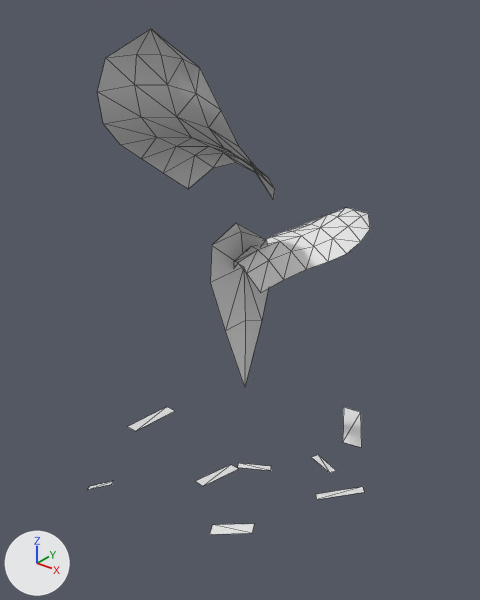
One commit to the OBJ model game/assets/models/plants/SM_Plant_CalatheaSingle_Leaf.obj: the scene before it, then after it.
The view is the same before and after, from a 50 mm camera at (2.26, -2.79, 3.11) aimed at (-0.07, 0.12, 1.31). The lights are fixed; the arrows at lower left show +X, +Y and +Z. The first picture is the older version. Mesh edges are drawn as thin lines. Where no turn or scale is listed for an object, it has been applied to the vertices.

The scene before the commit, as lines of its bpy script (objects in view):
```python
me_sm_plant_calatheasingle_leaf = bpy.data.meshes.new('SM_Plant_CalatheaSingle_Leaf')
me_sm_plant_calatheasingle_leaf.from_pydata(...)  # 115 vertices, 132 faces; spans x -0.98..0.78, y -0.85..1.22, z -0.01..2.93
ob_sm_plant_calatheasingle_leaf = bpy.data.objects.new('SM_Plant_CalatheaSingle_Leaf', me_sm_plant_calatheasingle_leaf)
ob_sm_plant_calatheasingle_leaf.location = (0.0, 0.0, 0.0)
```
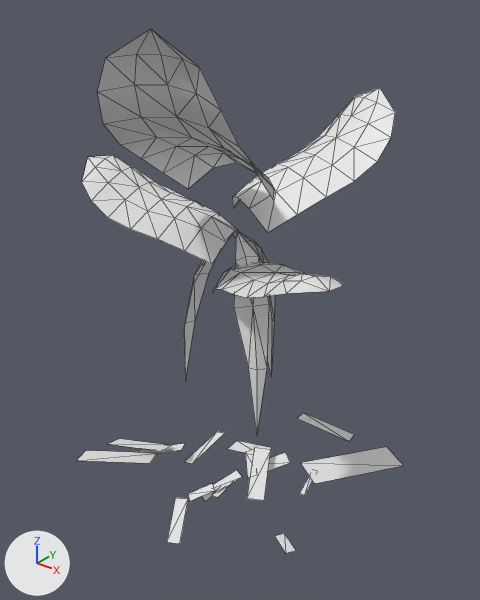
What differs and where, as boxes (x1, y1, x2, y2) in the pictures (480 x 600 px):
```json
{"object": "SM_Plant_CalatheaSingle_Leaf", "change": "reshaped", "before": [88, 29, 370, 534], "after": [76, 29, 404, 553], "on screen": "16% wider"}
{"part": 1, "of": "me_sm_plant_calatheasingle_leaf", "change": "deleted", "before": [88, 407, 364, 534]}
{"part": 2, "of": "me_sm_plant_calatheasingle_leaf", "change": "built on", "before": [196, 208, 370, 486], "after": [76, 88, 404, 553]}
```

Scene script edits in JSON lines:
```json
{"block": "me_sm_plant_calatheasingle_leaf", "where": "# used by ob_sm_plant_calatheasingle_leaf; location = (0.0, 0.0, 0.0)"}
{"op": "remove", "block": "me_sm_plant_calatheasingle_leaf", "code": "me_sm_plant_calatheasingle_leaf.from_pydata(...)  # 115 vertices, 132 faces; spans x -0.98..0.78, y -0.85..1.22, z -0.01..2.93"}
{"op": "add", "block": "me_sm_plant_calatheasingle_leaf", "code": "me_sm_plant_calatheasingle_leaf.from_pydata(...)  # 239 vertices, 276 faces; spans x -1.05..0.86, y -0.85..0.92, z -0.06..2.93"}
{"block": "me_sm_plant_calatheasingle_leaf", "change": "me_sm_plant_calatheasingle_leaf part 1: 7 loose pieces with 28 vertices, spanning x -0.98..0.78, y -0.73..1.22, z -0.01..0.08, are deleted"}
{"block": "me_sm_plant_calatheasingle_leaf", "change": "me_sm_plant_calatheasingle_leaf part 2"}
{"block": "me_sm_plant_calatheasingle_leaf", "change": "15 vertices are removed from x -0.22..0.08, y -0.24..0.36, z 0.01..1.86"}
{"block": "me_sm_plant_calatheasingle_leaf", "change": "14 faces are deleted"}
{"block": "me_sm_plant_calatheasingle_leaf", "change": "36 vertices move from x -0.14..0.52, y -0.03..0.8, z 1.49..1.83 to x -0.17..0.62, y -0.03..0.86, z 1.87..2.55"}
{"block": "me_sm_plant_calatheasingle_leaf", "change": "167 vertices are added at x -1.05..0.86, y -0.71..0.92, z -0.06..2.17"}
{"block": "me_sm_plant_calatheasingle_leaf", "change": "172 new faces join them"}
```
